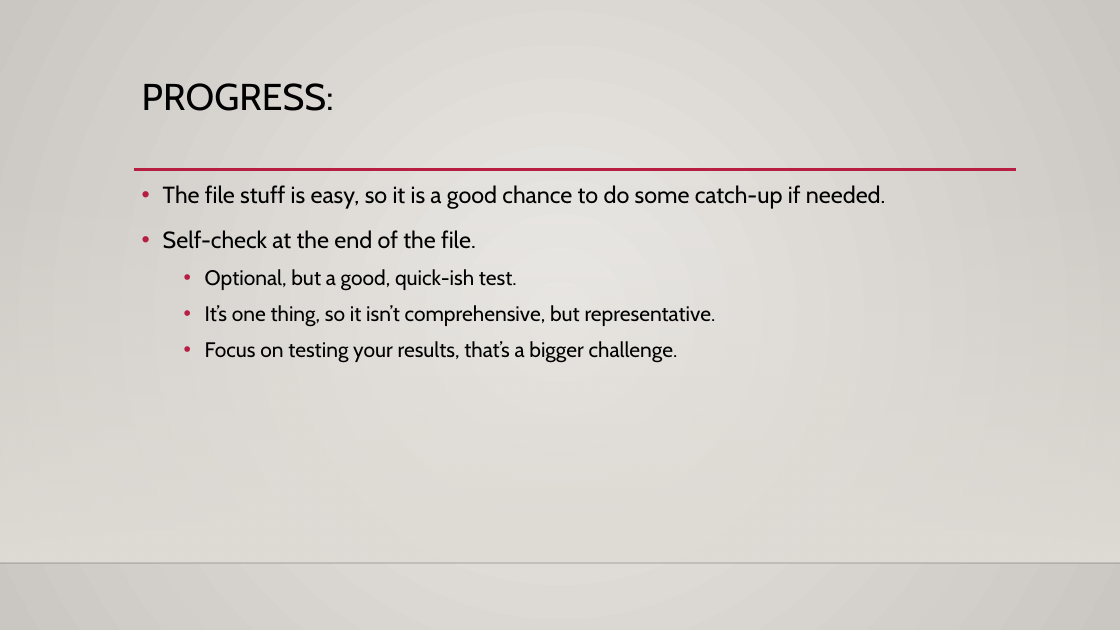
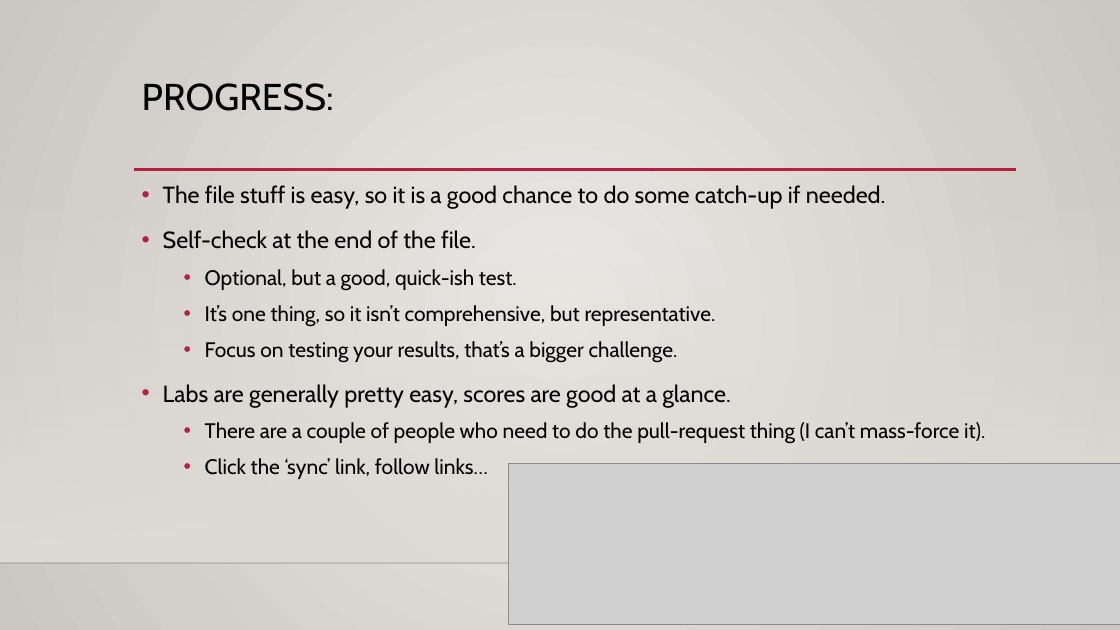
Before and after one commit to AkeemSemperDataScience/Programming_Basics_for_Machine_Learning_Students, a slide deck: slide 2 of reference_material/slides/005_file_access.pptx. Drawn at 1120x630 pixels with LibreOffice and Linux fonts; fonts in the diff are those of the drawing; grey boxes stand for pictures; background and template pictures are left out. Boxes give left, top, right and bottom in pixels: in the first picture for what was removed or moved away, otherwise in the second. Text is boxed around its words. In the diff, an @@ line names an element or a change of style, - is before the commit and + after.

```diff
--- a/reference_material/slides/005_file_access.pptx
+++ b/reference_material/slides/005_file_access.pptx
@@ text at [163, 384, 985, 479]: paragraphs added @@
+• Labs are generally pretty easy, scores are good at a glance.
+  • There are a couple of people who need to do the pull-request thing (I can’t mass-force it).
+  • Click the ‘sync’ link, follow links…
@@ picture added at [509, 464, 1120, 624] @@
```
Also in this commit, not shown: 1 other slide changed, 1 other file.
